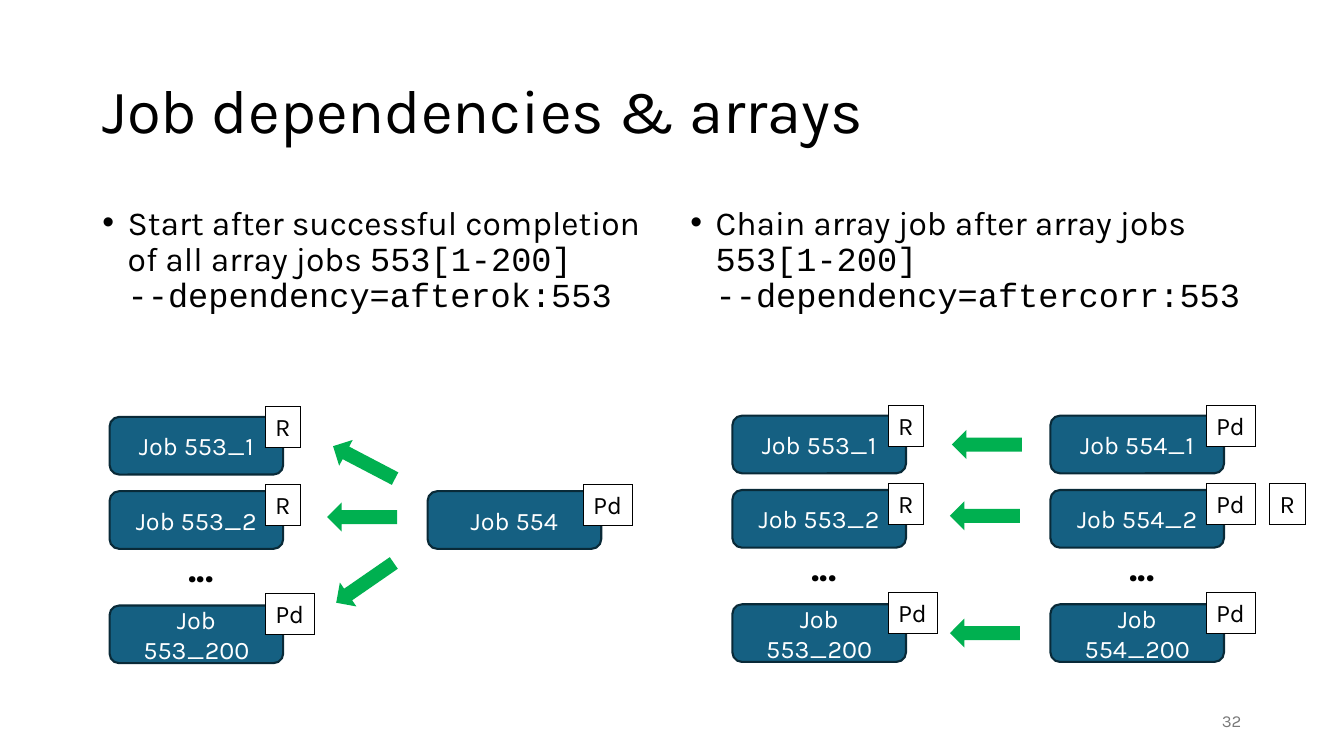
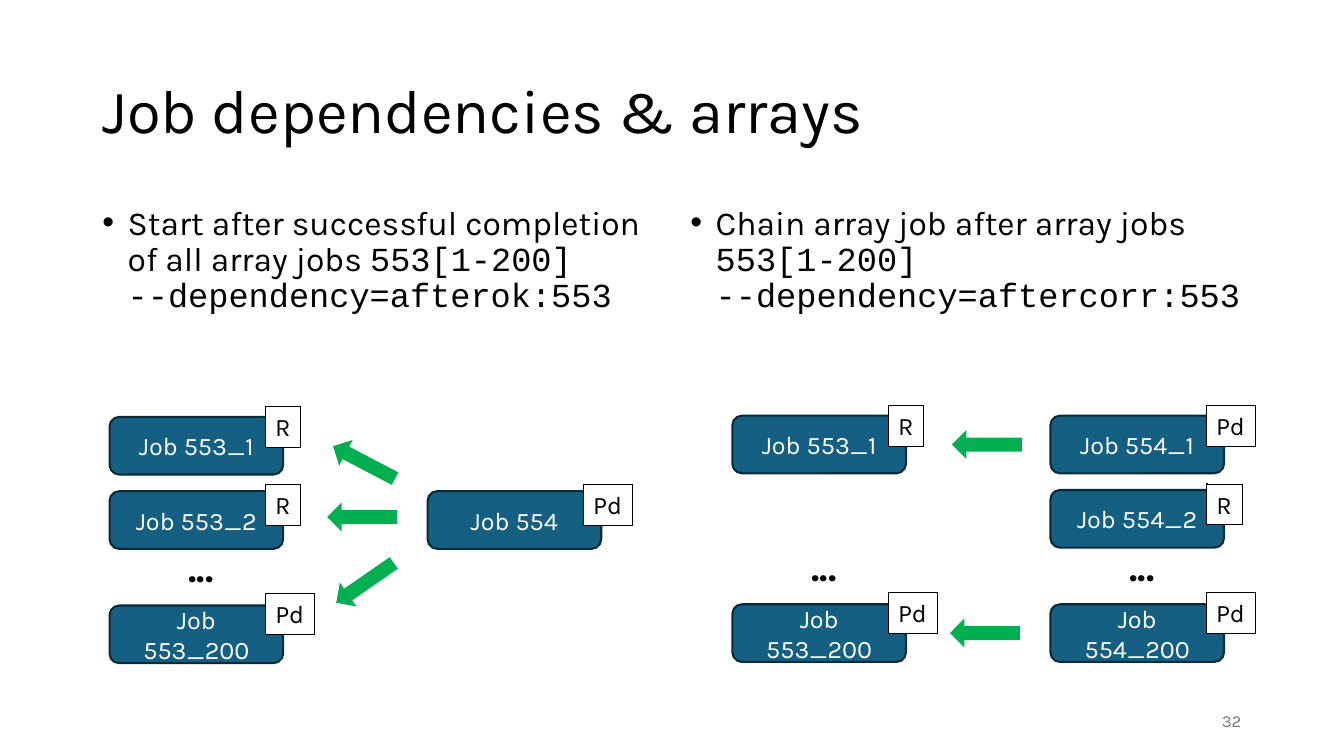
Before and after one commit to gjbex/Workflows-for-HPC, a slide deck: slide 32 of workflow_for_HPC.pptx. Drawn at 1344x756 pixels with LibreOffice and Linux fonts; fonts in the diff are those of the drawing. Boxes give left, top, right and bottom in pixels: in the first picture for what was removed or moved away, otherwise in the second. Text is boxed around its words. In the diff, an @@ line names an element or a change of style, - is before the commit and + after.

```diff
--- a/workflow_for_HPC.pptx
+++ b/workflow_for_HPC.pptx
@@ rectangle added at bbox=[723, 484, 1033, 567], fill #FFFFFF, outline #FFFFFF 1.5 pt @@
@@ rounded rectangle removed at bbox=[733, 490, 906, 547] @@
-Job 553_2
@@ text in rectangle at bbox=[898, 497, 913, 513]: text removed @@
-R
@@ up arrow removed at bbox=[951, 504, 1019, 528] @@
@@ rectangle "R": place and size @@
-rectangle "R" at bbox=[1270, 484, 1306, 524]
+rectangle "R" at bbox=[1207, 484, 1242, 524]
@@ rectangle added at bbox=[1209, 484, 1279, 524], fill #FFFFFF, outline #FFFFFF 1.5 pt @@
```
Also in this commit, not shown: 4 other slides changed.
